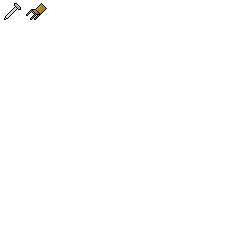
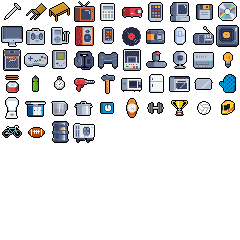
Revision of a layered 240×240 image; what changed, layer by layer:
removed layer "Layer 1" over [38,6,42,11]
added layer "MAIN" above "Layer 3" over [1,1,239,143]
